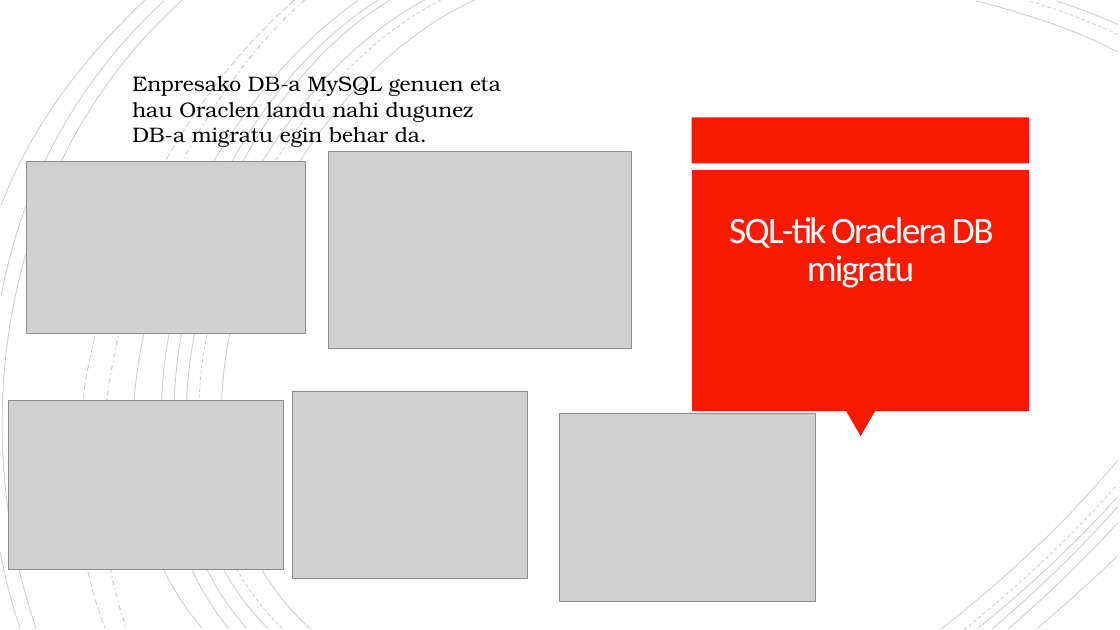
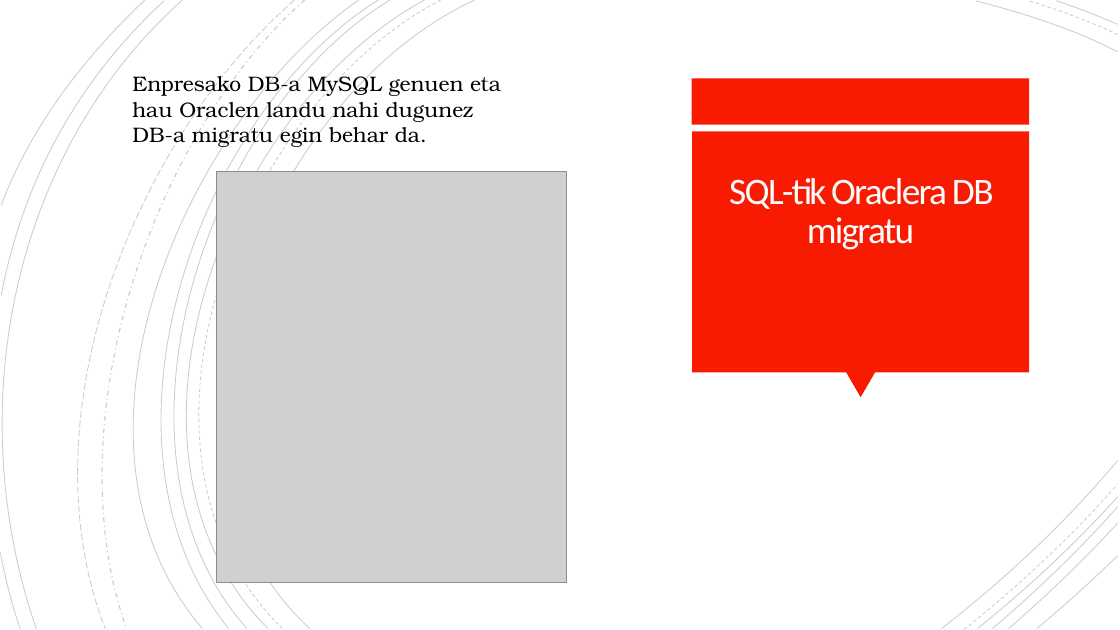
Before and after one commit to OceansForce/Erronka_5_Taldea, a slide deck: slide 12 of Aurkezpena/AurkezpenaTaldea5.pptx. Drawn at 1120x630 pixels with LibreOffice and Linux fonts; fonts in the diff are those of the drawing; grey boxes stand for pictures; background and template pictures are left out. Boxes give left, top, right and bottom in pixels: in the first picture for what was removed or moved away, otherwise in the second. Text is boxed around its words. In the diff, an @@ line names an element or a change of style, - is before the commit and + after.

```diff
--- a/Aurkezpena/AurkezpenaTaldea5.pptx
+++ b/Aurkezpena/AurkezpenaTaldea5.pptx
@@ 2 rectangles, 1 title, 1 triangle moved together from (x1=691, y1=118, x2=1029, y2=436) to (x1=691, y1=78, x2=1029, y2=397) @@
@@ picture removed at (x1=26, y1=161, x2=305, y2=334) @@
@@ picture added at (x1=216, y1=171, x2=566, y2=582) @@
@@ picture removed at (x1=329, y1=152, x2=632, y2=349) @@
@@ picture removed at (x1=8, y1=400, x2=283, y2=570) @@
@@ picture removed at (x1=292, y1=391, x2=528, y2=579) @@
@@ picture removed at (x1=559, y1=414, x2=816, y2=602) @@
```
Also in this commit, not shown: 4 other slides changed, 2 slides added, 1 slide removed, 4 other files.
